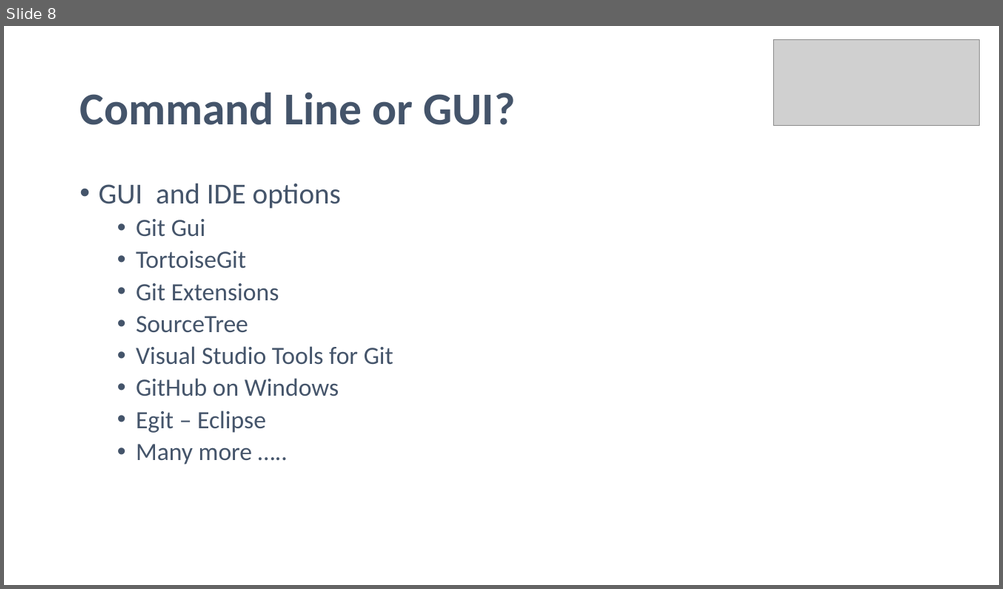
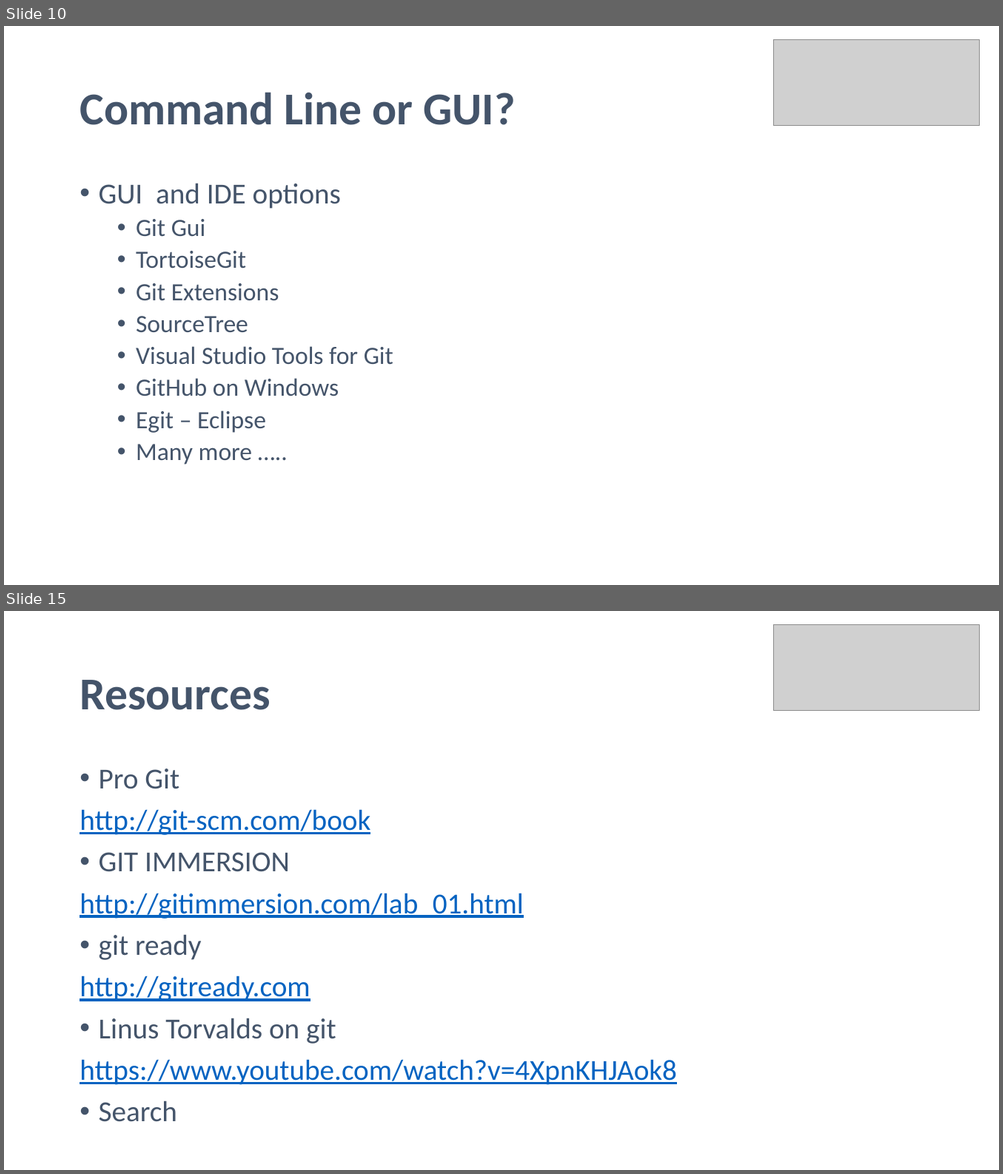
Before and after one commit to noelmcgrath/GitPresentation, a slide deck: Introduction to Git and GitHub.pptx. Shown one above the other, each under a label of ours: slide 8 before the commit, slides 10 and 15 after it; the slides between them are not shown. The pictures are 1003x589 and 1003x1174 pixels, drawn with LibreOffice and Linux fonts; fonts in the diff are those of the drawing; grey boxes stand for pictures. Boxes give left, top, right and bottom in pixels: in the first picture for what was removed or moved away, otherwise in the second. Text is boxed around its words. In the diff, an @@ line names an element or a change of style, - is before the commit and + after.

```diff
--- a/Introduction to Git and GitHub.pptx
+++ b/Introduction to Git and GitHub.pptx
@@ slide 15 added at (4, 611, 999, 1170), background #FFFFFF @@
@@ picture added at (774, 625, 980, 711) @@
@@ title added at (79, 680, 270, 710), 44 pt, text #44546A, bold @@
+Resources
@@ text added at (79, 769, 677, 1122), 28 pt, text #0563C1, underline @@
+• Pro Git
+http://git-scm.com/book
+• GIT IMMERSION
+http://gitimmersion.com/lab_01.html
+• git ready
+http://gitready.com
+• Linus Torvalds on git
+https://www.youtube.com/watch?v=4XpnKHJAok8
+• Search
@@ what was slide 8 is now slide 10 @@
```
Also in this commit, not shown: 6 slides changed, 3 other slides added, 1 slide removed, 1 other file.
